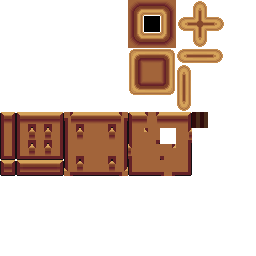
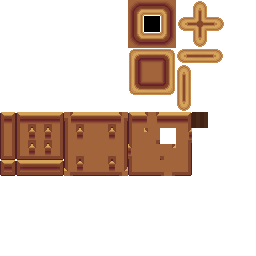
Before/after of a (256, 256) layered artwork. What changed in the layer stack:
painted on "Layer 6" over [192, 112, 204, 128]
added layer "Layer 6 copy 17" above "Layer 6 copy 16" over [0, 112, 192, 176]
painted on "Layer 6 copy 16" over [0, 113, 192, 176]
